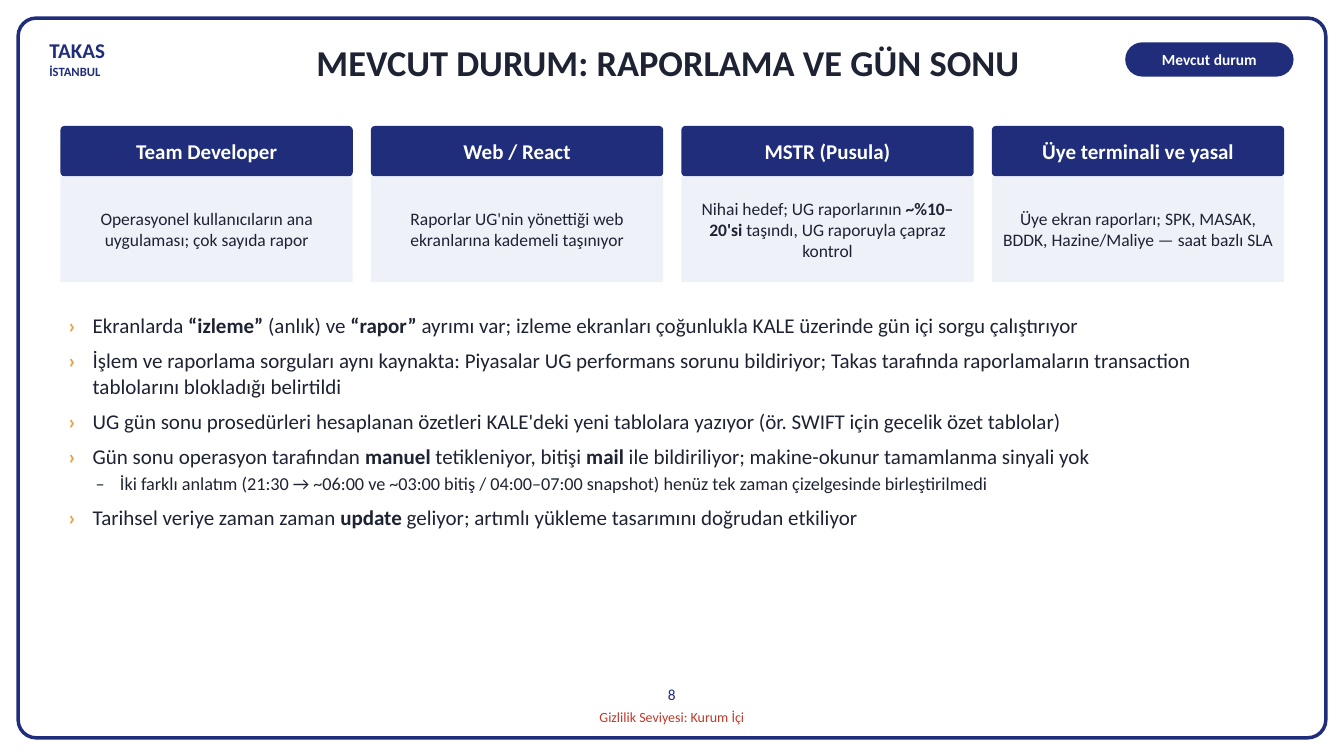
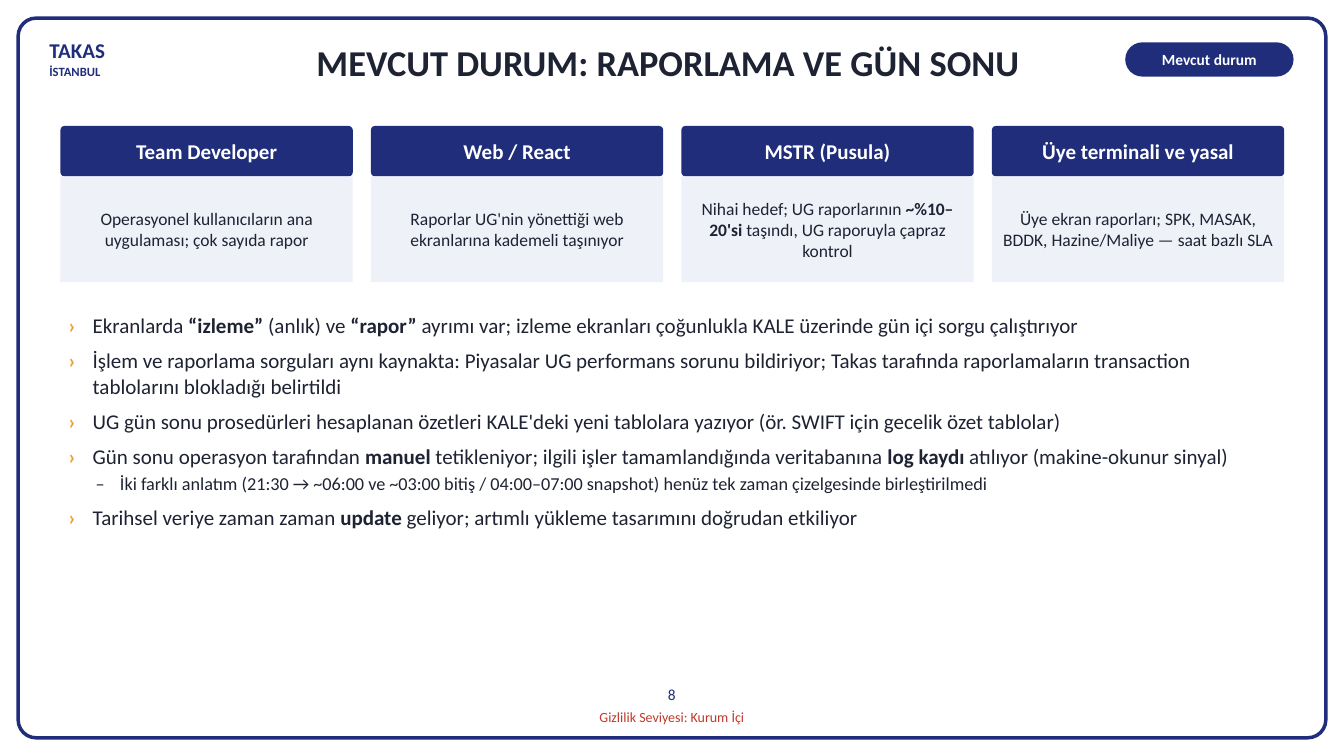
Before and after one commit to hanifidemirel0/Cursor-Projects, a slide deck: slide 8 of outputs/dwh-sunum-kasim-2026/5 - DWHSunum_Kasim2026.pptx. Drawn at 1344x756 pixels with LibreOffice and Linux fonts; fonts in the diff are those of the drawing. Boxes give left, top, right and bottom in pixels: in the first picture for what was removed or moved away, otherwise in the second. Text is boxed around its words. In the diff, an @@ line names an element or a change of style, - is before the commit and + after.

```diff
--- a/outputs/dwh-sunum-kasim-2026/5 - DWHSunum_Kasim2026.pptx
+++ b/outputs/dwh-sunum-kasim-2026/5 - DWHSunum_Kasim2026.pptx
@@ text at bbox=[93, 449, 1228, 468]: text changed @@
-› Gün sonu operasyon tarafından manuel tetikleniyor, bitişi mail ile bildiriliyor; makine-okunur tamamlanma sinyali yok
+› Gün sonu operasyon tarafından manuel tetikleniyor; ilgili işler tamamlandığında veritabanına log kaydı atılıyor (makine-okunur sinyal)
```
Also in this commit, not shown: 3 other slides changed, 7 other files.
